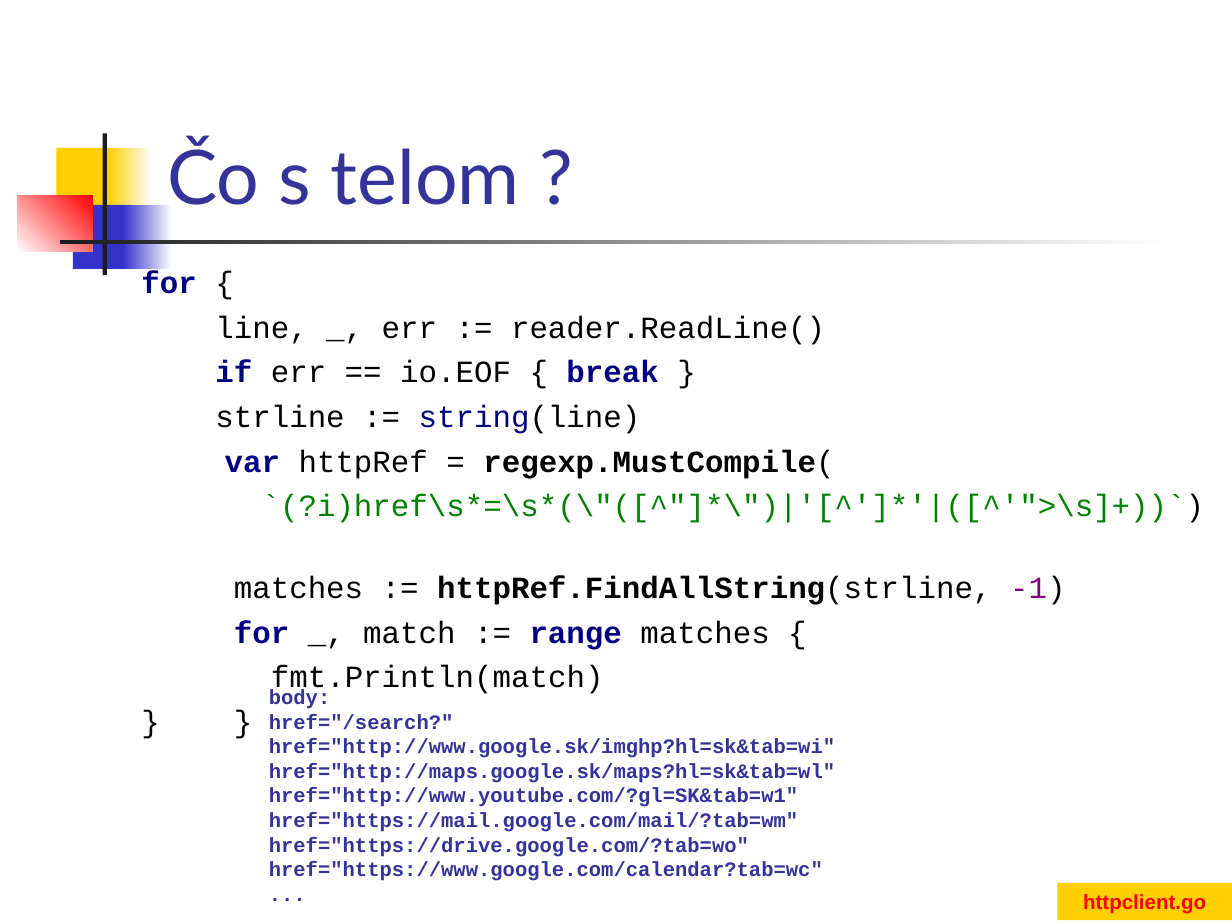
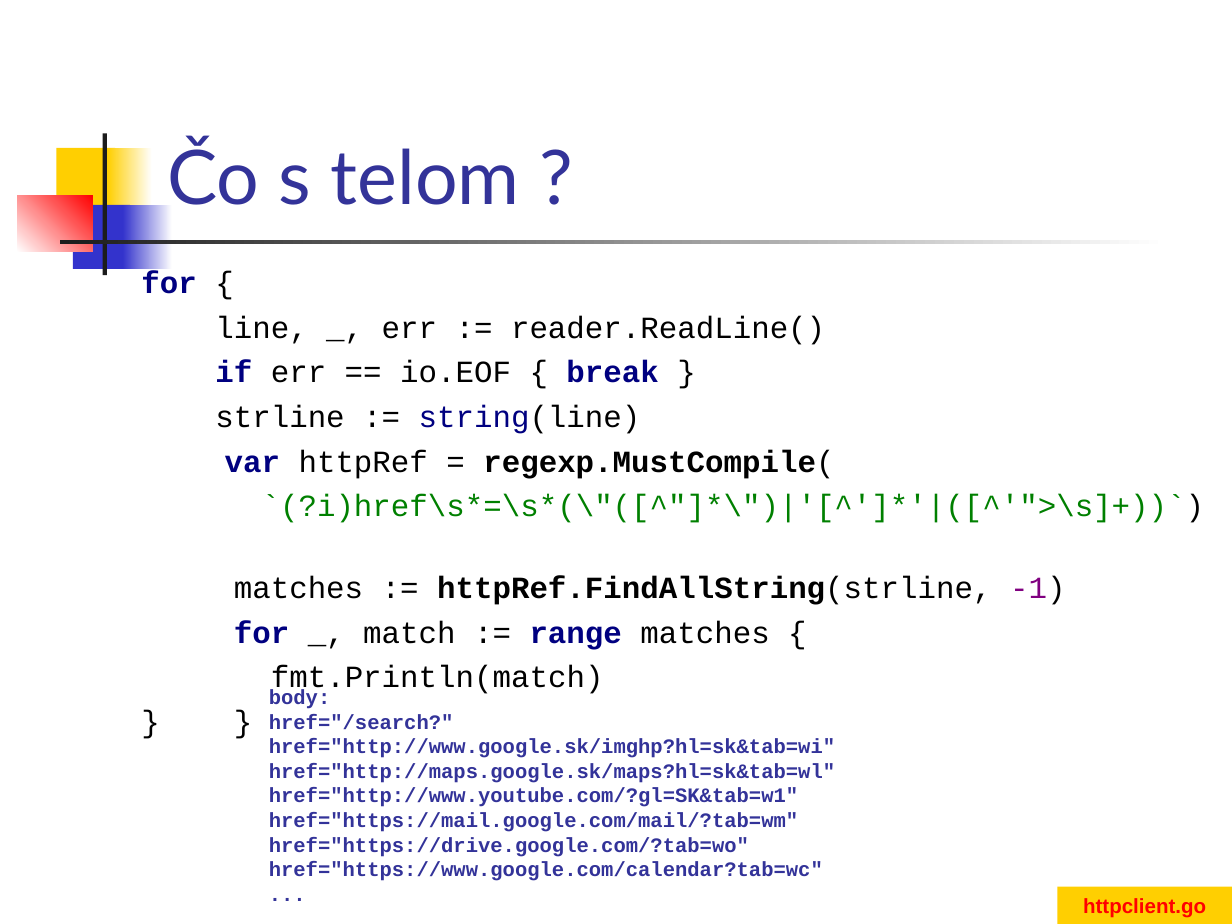
Before and after one commit to paradigmy/Prednasky, a slide deck: slide 16 of 04/go3.ppt. Drawn at 1232x924 pixels with LibreOffice and Linux fonts; fonts in the diff are those of the drawing. Boxes give left, top, right and bottom in pixels: in the first picture for what was removed or moved away, otherwise in the second. Text is boxed around its words. In the diff, an @@ line names an element or a change of style, - is before the commit and + after.

```diff
--- a/04/go3.ppt
+++ b/04/go3.ppt
@@ rectangle "httpclient.go": place and size @@
-rectangle "httpclient.go" at [1057,883,1232,920]
+rectangle "httpclient.go" at [1057,887,1232,924]
```
Also in this commit, not shown: 1 other slide changed, 3 other files.
